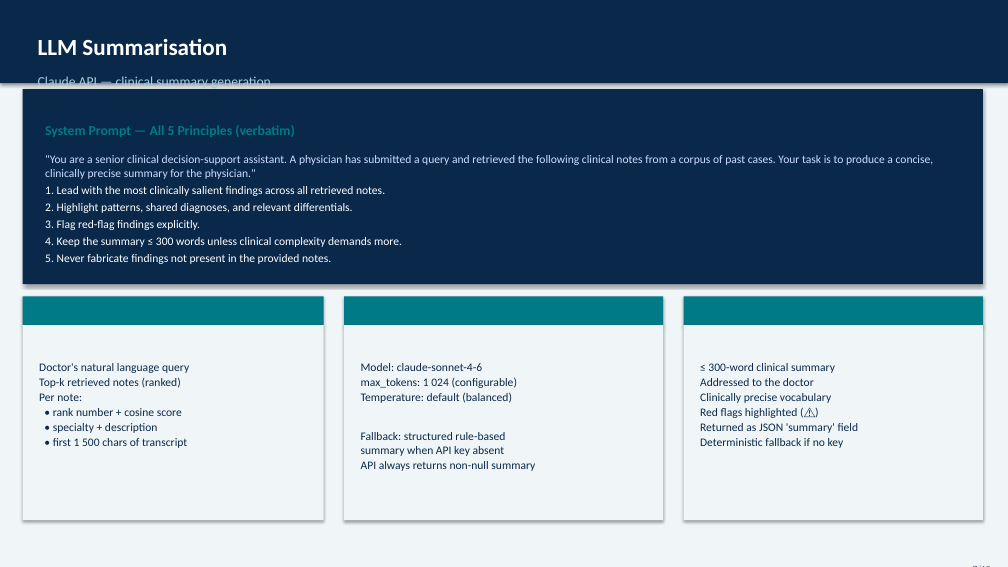
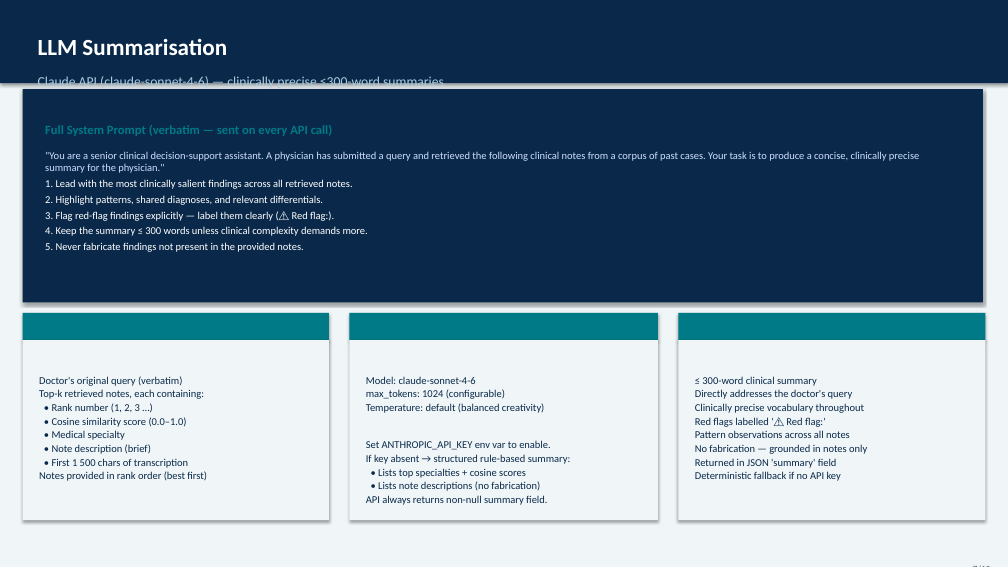
Before and after one commit to skunpoj/clinic, a slide deck: slide 7 of Clinical_Note_Retrieval_Exam.pptx. Drawn at 1008x567 pixels with LibreOffice and Linux fonts; fonts in the diff are those of the drawing. Boxes give left, top, right and bottom in pixels: in the first picture for what was removed or moved away, otherwise in the second. Text is boxed around its words. In the diff, an @@ line names an element or a change of style, - is before the commit and + after.

```diff
--- a/Clinical_Note_Retrieval_Exam.pptx
+++ b/Clinical_Note_Retrieval_Exam.pptx
@@ rectangle: place and size @@
-rectangle at <box>23,89,983,284</box>
+rectangle at <box>23,89,983,302</box>
@@ text at <box>38,75,444,91</box>: text changed @@
-Claude API — clinical summary generation
+Claude API (claude-sonnet-4-6) — clinically precise ≤300-word summaries
@@ text at <box>45,125,332,136</box>: text changed; size 13 to 12 pt @@
-System Prompt — All 5 Principles (verbatim)
+Full System Prompt (verbatim — sent on every API call)
@@ text at <box>45,151,919,252</box>: size 11 to 10 pt in ""You are a senior clinical decision-support assistant. ...", "1. Lead with the most clinically salient ...", "2. Highlight patterns, shared diagnoses, and relevant ...", "4. Keep the summary ≤ 300 words ..." and 1 more places @@
@@ text at <box>45,211,334,221</box>: text changed; size 11 to 10 pt @@
-3. Flag red-flag findings explicitly.
+3. Flag red-flag findings explicitly — label them clearly (⚠ Red flag:).
@@ rectangle: place and size @@
-rectangle at <box>23,296,324,325</box>
+rectangle at <box>23,313,329,340</box>
@@ text "Input to LLM": place and size @@
-text "Input to LLM" at <box>30,300,316,325</box>
+text "Input to LLM" at <box>30,316,321,340</box>
@@ text "Input to LLM" at <box>30,316,321,340</box>: size 13 to 12 pt @@
@@ rectangle: place and size @@
-rectangle at <box>344,296,663,325</box>
+rectangle at <box>349,313,658,340</box>
@@ text at <box>357,316,650,340</box>: text changed; size 13 to 12 pt @@
-Model & Config
+Model Configuration
@@ rectangle: place and size @@
-rectangle at <box>684,296,983,325</box>
+rectangle at <box>678,313,985,340</box>
@@ text at <box>686,316,978,340</box>: text changed; size 13 to 12 pt @@
-Output
+Output Behaviour
@@ rectangle: place and size @@
-rectangle at <box>23,325,324,520</box>
+rectangle at <box>23,340,329,520</box>
@@ rectangle: place and size @@
-rectangle at <box>344,325,663,520</box>
+rectangle at <box>349,340,658,520</box>
@@ text "Model: claude-sonnet-4-6": place and size @@
-text "Model: claude-sonnet-4-6" at <box>361,363,535,471</box>
+text "Model: claude-sonnet-4-6" at <box>366,376,571,505</box>
@@ rectangle: place and size @@
-rectangle at <box>684,325,983,520</box>
+rectangle at <box>678,340,985,520</box>
@@ text "≤ 300-word clinical summary": place and size @@
-text "≤ 300-word clinical summary" at <box>700,363,859,448</box>
+text "≤ 300-word clinical summary" at <box>695,376,867,481</box>
@@ text at <box>39,376,207,481</box>: text changed; size 11 to 10 pt @@
-Doctor's natural language query
-Top-k retrieved notes (ranked)
-Per note:
-• rank number + cosine score
-• specialty + description
-• first 1 500 chars of transcript
+Doctor's original query (verbatim)
+Top-k retrieved notes, each containing:
+• Rank number (1, 2, 3 …)
+• Cosine similarity score (0.0–1.0)
+• Medical specialty
+• Note description (brief)
+• First 1 500 chars of transcription
+Notes provided in rank order (best first)
@@ text at <box>366,389,571,505</box>: text changed; size 11 to 10 pt @@
-max_tokens: 1 024 (configurable)
-Temperature: default (balanced)
-Fallback: structured rule-based
-summary when API key absent
-API always returns non-null summary
+max_tokens: 1024 (configurable)
+Temperature: default (balanced creativity)
+Set ANTHROPIC_API_KEY env var to enable.
+If key absent → structured rule-based summary:
+• Lists top specialties + cosine scores
+• Lists note descriptions (no fabrication)
+API always returns non-null summary field.
@@ text at <box>366,376,476,384</box>: size 11 to 10 pt in "Model: claude-sonnet-4-6" @@
@@ text at <box>695,389,867,481</box>: text changed; size 11 to 10 pt @@
-Addressed to the doctor
-Clinically precise vocabulary
-Red flags highlighted (⚠)
-Returned as JSON 'summary' field
-Deterministic fallback if no key
+Directly addresses the doctor's query
+Clinically precise vocabulary throughout
+Red flags labelled '⚠ Red flag:'
+Pattern observations across all notes
+No fabrication — grounded in notes only
+Returned in JSON 'summary' field
+Deterministic fallback if no API key
@@ text at <box>702,376,817,386</box>: size 11 to 10 pt in "≤ 300-word clinical summary" @@
```
Also in this commit, not shown: 9 other slides changed, 1 other file.
